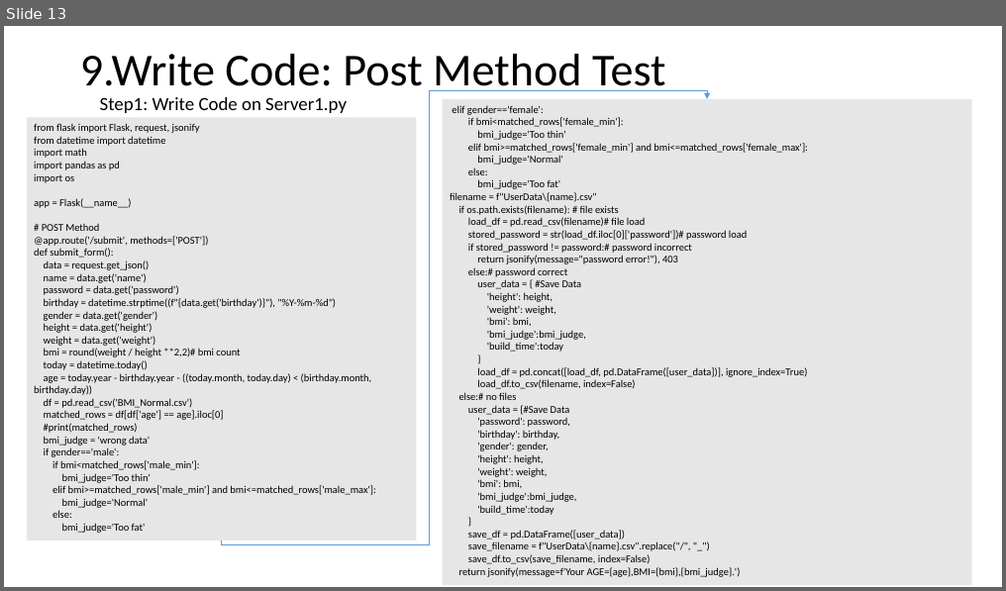
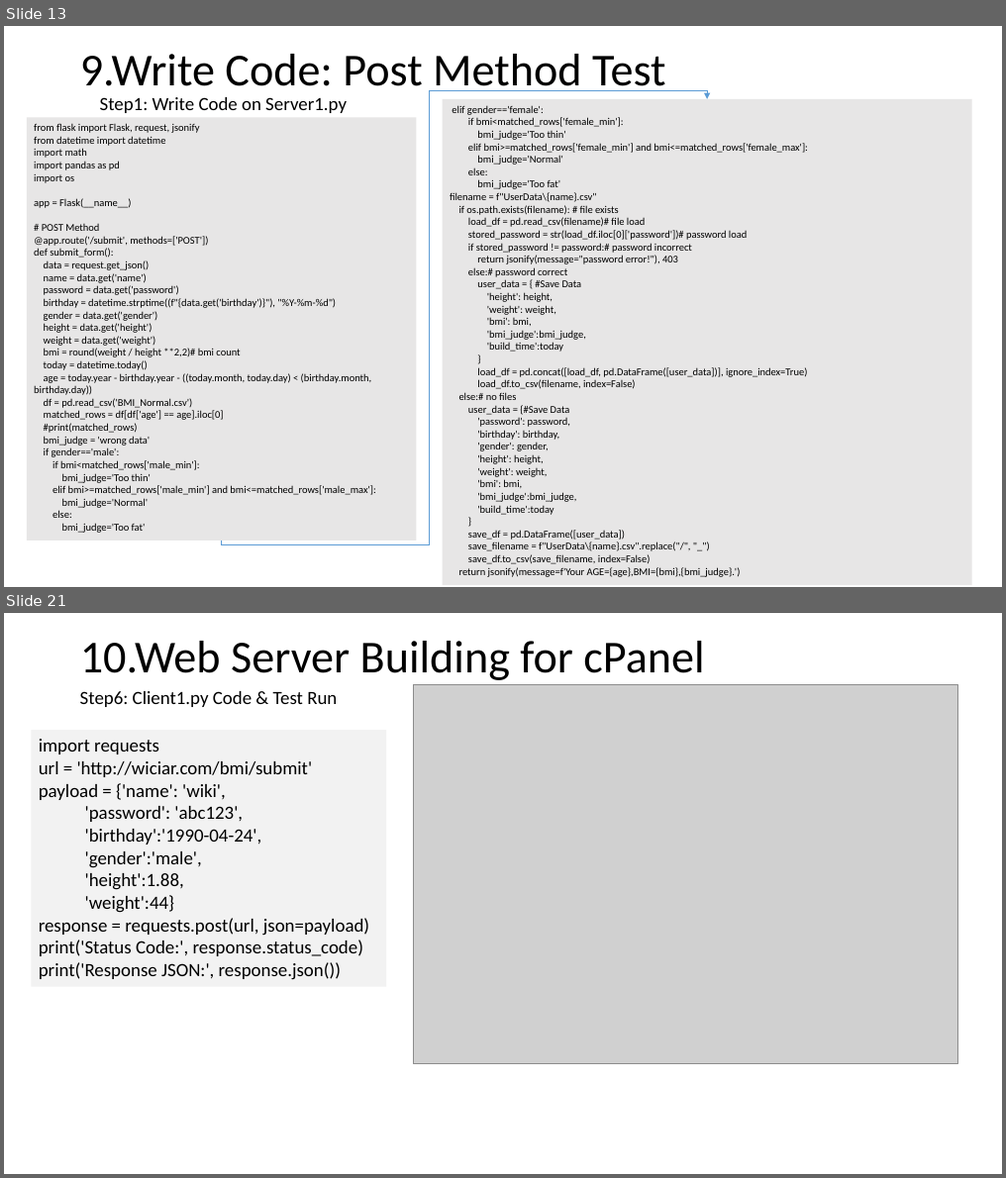
Before and after one commit to Chen-Wi-Ki/FlaskServerTeach, a slide deck: PythonFlask/Teach.pptx. Shown one above the other, each under a label of ours: slide 13 before the commit, slides 13 and 21 after it; the slides between them are not shown. The pictures are 1006x591 and 1006x1178 pixels, drawn with LibreOffice and Linux fonts; fonts in the diff are those of the drawing; grey boxes stand for pictures. Boxes give left, top, right and bottom in pixels: in the first picture for what was removed or moved away, otherwise in the second. Text is boxed around its words. In the diff, an @@ line names an element or a change of style, - is before the commit and + after.

Commit message:
Teach of Web Server Building for cPanel

```diff
--- a/PythonFlask/Teach.pptx
+++ b/PythonFlask/Teach.pptx
@@ slide 21 added at [4, 613, 1002, 1174], background #FFFFFF @@
@@ title added at [80, 641, 704, 680], 44 pt, text #000000 @@
+10.Web Server Building for cPanel
@@ text added at [80, 691, 337, 707], 18 pt, text #000000 @@
+Step6: Client1.py Code & Test Run
@@ picture added at [414, 684, 958, 1064] @@
@@ rectangle added at [31, 730, 386, 986], fill #F2F2F2, 18 pt, text #000000 @@
+import requests
+url = 'http://wiciar.com/bmi/submit'
+payload = {'name': 'wiki',
+'password': 'abc123',
+'birthday':'1990-04-24',
+'gender':'male',
+'height':1.88,
+'weight':44}
+response = requests.post(url, json=payload)
+print('Status Code:', response.status_code)
+print('Response JSON:', response.json())
```
Also in this commit, not shown: 1 slide changed, 7 other slides added.
